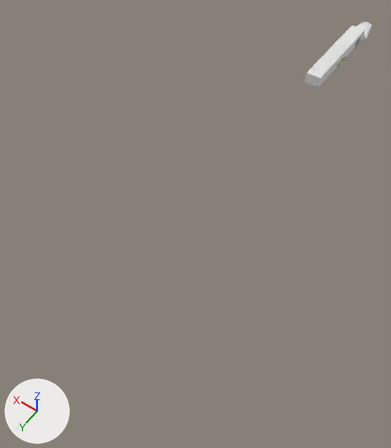
The Blender file SpaceGame/Assets/Ship2.blend as it was, and as the next commit left it.
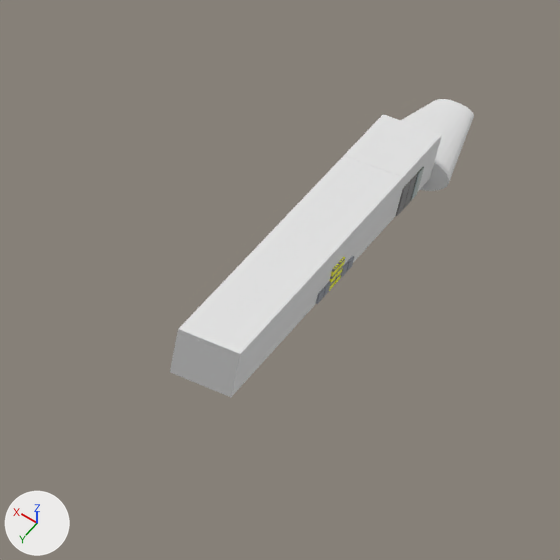
Old and new are each drawn whole from a 50 mm camera at (-139.0, 314.0, 262.0) aimed at (-10.0, 133.0, -23.0) and again close up on the part from 68% to 100% of the width and 0% to 28% of the height. Lighting does not change. The marker at lower left points along +X, +Y and +Z.

Before the edit, the objects in view are built like this:
```python
ob_cube_014 = bpy.data.objects.new('Cube.014', me_cube_026)
ob_cube_014.location = (-19.0, -58.4, 0.8)
ob_cube_014.rotation_euler = (0.0, 0.0, 3.142)  # degrees (0, 0, 180)
ob_cube_017 = bpy.data.objects.new('Cube.017', me_cube_029)
ob_cube_017.location = (-19.0, -46.8, 0.8)
ob_cube_017.rotation_euler = (0.0, 0.0, 3.142)  # degrees (0, 0, 180)
ob_cube_023 = bpy.data.objects.new('Cube.023', me_cube_051)
ob_cube_023.location = (-12.1, -88.6, -0.2)
ob_cube_023.scale = (4.12, 4.12, 0.241)
ob_cylinder_021 = bpy.data.objects.new('Cylinder.021', me_cylinder_090)
ob_cylinder_021.location = (-13.8, -98.7, -0.1)
ob_cylinder_021.rotation_euler = (1.571, 0.0, 0.0)  # degrees (90, 0, 0)
ob_cylinder_021.scale = (9.39, 3.75, 5.89)
```
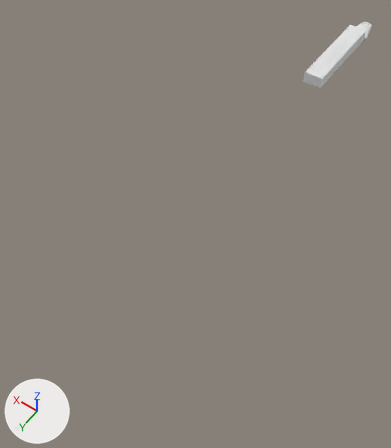
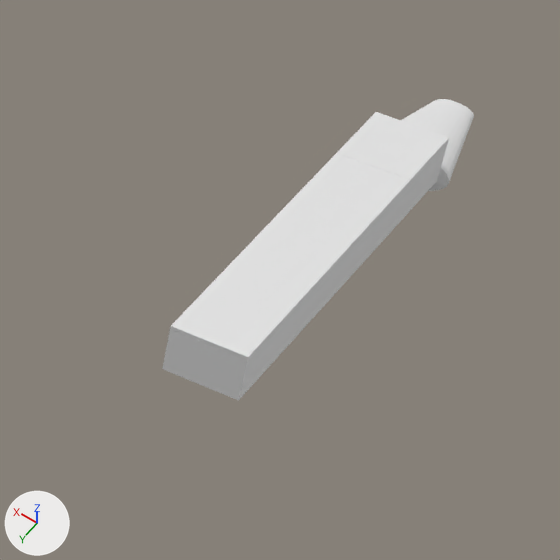
Boxes (x1, y1, x2, y2) around the edits, measured in the close-ups (560 x 560 px; the box of a moved part takes in the faces that stretch with it):
```json
{"object": "Cube.023", "change": "reshaped, moved, modifiers changed", "before": [170, 114, 442, 397], "after": [162, 112, 449, 400]}
{"object": "Cube.014", "change": "deleted", "before": [340, 256, 354, 278]}
{"part": 1, "of": "me_cube_029", "change": "deleted", "before": [323, 281, 331, 297]}
{"part": 2, "of": "me_cube_051", "change": "moved or reshaped", "before": [170, 114, 439, 373], "after": [162, 112, 445, 373]}
```

Scene script edits in JSON lines:
```json
{"block": "me_cube_029", "where": "me_cube_029.from_pydata(...)  # 2848 vertices, 2720 faces; spans x -3.41..1.0, y -1.0..3.43, z -1.0..3.57"}
{"block": "me_cube_029", "where": "# used by ob_cube_017; location = (-19.0, -46.8, 0.8); rotation_euler = (0.0, 0.0, 3.142), in degrees (0, 0, 180)"}
{"block": "me_cube_029", "change": "me_cube_029 part 1: the loose piece of 8 vertices spanning x -1.0..1.0, y 1.43..3.43, z -1.0..1.0 is deleted"}
{"block": "me_cube_051", "where": "# used by ob_cube_023; location = (-12.1, -88.6, -0.2); scale = (4.12, 4.12, 0.241)"}
{"op": "remove", "block": "me_cube_051", "code": "me_cube_051.from_pydata(...)  # 348 vertices, 346 faces; spans x -1.8..1.0, y -1.0..18.1, z -1.0..35.7"}
{"op": "add", "block": "me_cube_051", "code": "me_cube_051.from_pydata(...)  # 348 vertices, 346 faces; spans x -1.8..1.7, y -1.0..18.1, z -1.0..35.7"}
{"block": "me_cube_051", "change": "me_cube_051 part 2: 136 of the vertices in x -1.2..1.0, y -1.0..18.1, z -1.0..35.7 are scaled about their middle by (1.1, 1, 1), then moved by (0.6, 0.0, 0.0)"}
{"op": "remove", "block": "ob_cube_014", "code": ["ob_cube_014 = bpy.data.objects.new('Cube.014', me_cube_026)", "ob_cube_014.location = (-19.0, -58.4, 0.8)", "ob_cube_014.rotation_euler = (0.0, 0.0, 3.142)  # degrees (0, 0, 180)"]}
{"op": "set", "path": "ob_cube_023.location", "old": "(-12.1, -88.6, -0.2)", "new": "(-13.5, -88.6, -0.2)"}
{"op": "remove", "block": "ob_cube_023", "code": "_m = ob_cube_023.modifiers.new('Boolean', 'BOOLEAN')"}
{"op": "remove", "block": "ob_cube_023", "code": "_m.solver = 'FLOAT'"}
```
